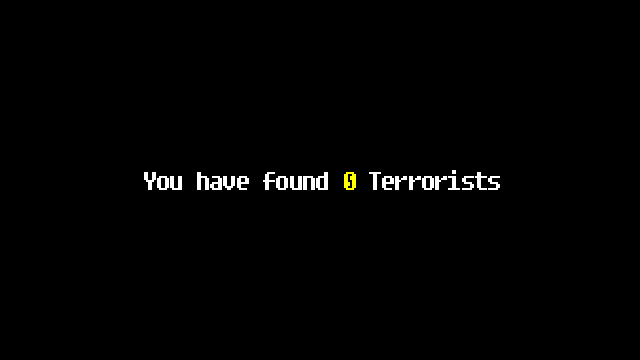
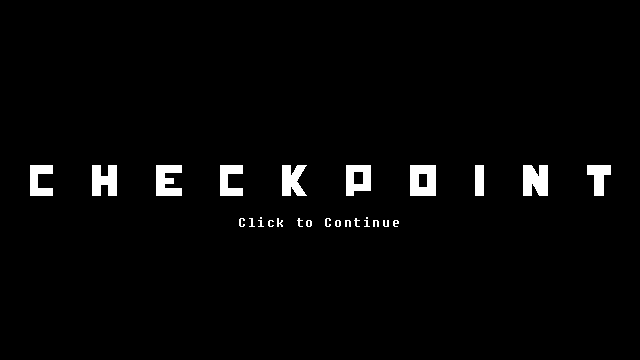
Layers edited between the first and the second 640×360 image:
added layer "Checkpoint" above "Click to Continue" over [left=30, top=165, right=611, bottom=196]
added layer "Click to Continue" above "Layer 1" over [left=239, top=217, right=399, bottom=227]
added layer "Layer 1" above "Background" over [left=30, top=165, right=611, bottom=227]
added layer "Background" over [left=30, top=165, right=611, bottom=227]
